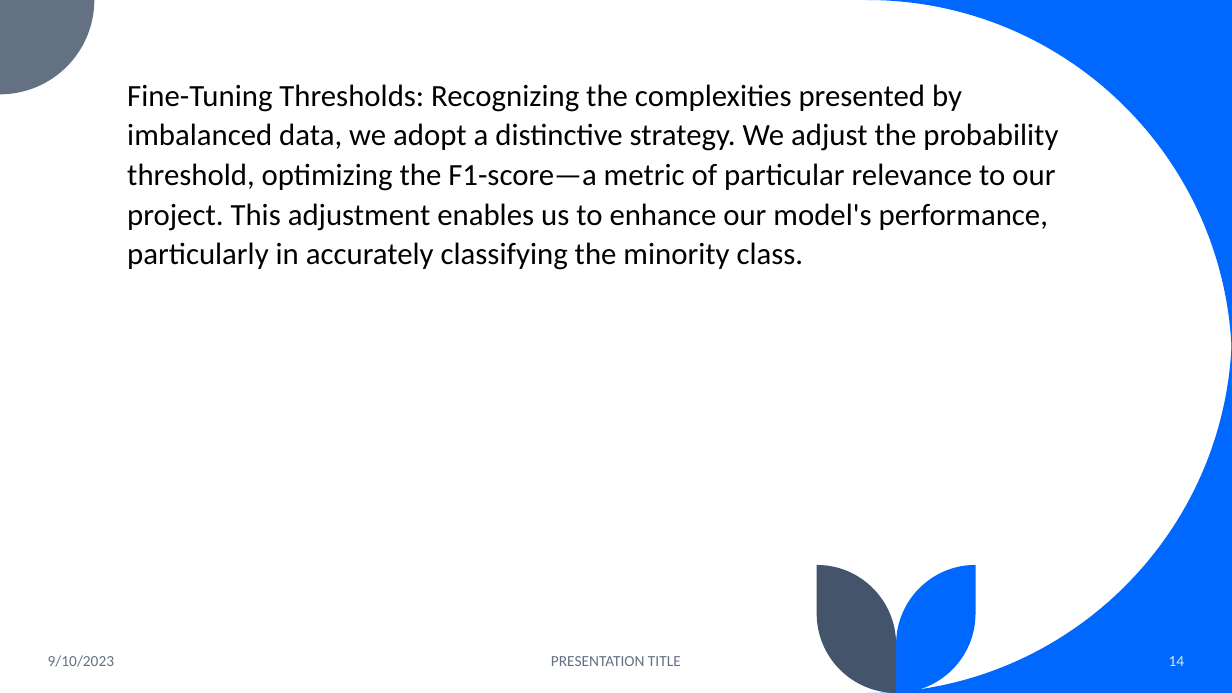
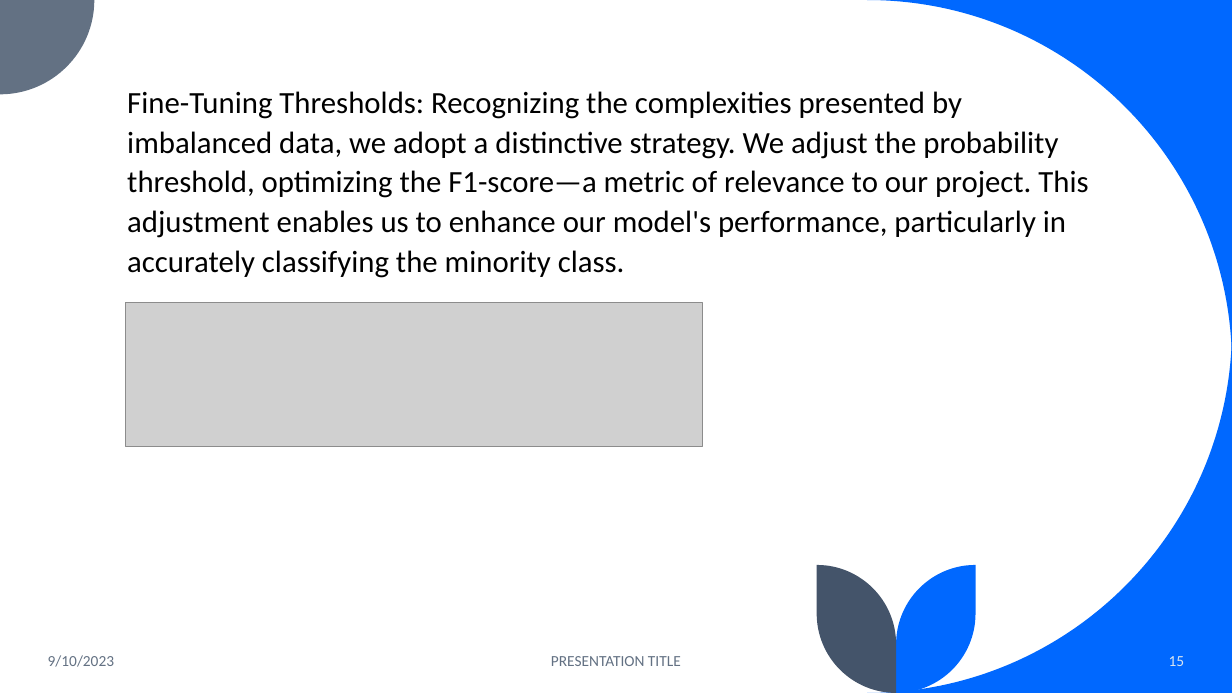
Before and after one commit to DeeeTeeee/IncomePredictionZindziProject, a slide deck: slide 15 of Income Prediction Challenge for Azubian - PPT.pptx (slide 14 before the commit). Drawn at 1232x693 pixels with LibreOffice and Linux fonts; fonts in the diff are those of the drawing; grey boxes stand for pictures. Boxes give left, top, right and bottom in pixels: in the first picture for what was removed or moved away, otherwise in the second. Text is boxed around its words. In the diff, an @@ line names an element or a change of style, - is before the commit and + after.

```diff
--- a/Income Prediction Challenge for Azubian - PPT.pptx
+++ b/Income Prediction Challenge for Azubian - PPT.pptx
@@ text at [127,91,1088,278]: text changed @@
-Fine-Tuning Thresholds: Recognizing the complexities presented by imbalanced data, we adopt a distinctive strategy. We adjust the probability threshold, optimizing the F1-score—a metric of particular relevance to our project. This adjustment enables us to enhance our model's performance, particularly in accurately classifying the minority class.
+Fine-Tuning Thresholds: Recognizing the complexities presented by imbalanced data, we adopt a distinctive strategy. We adjust the probability threshold, optimizing the F1-score—a metric of relevance to our project. This adjustment enables us to enhance our model's performance, particularly in accurately classifying the minority class.
@@ picture added at [126,302,702,446] @@
@@ page number at [1169,656,1185,666]: text changed @@
-14
+15
```
Also in this commit, not shown: 5 other slides changed, 3 slides added, 11 slides removed, 1 other file.
